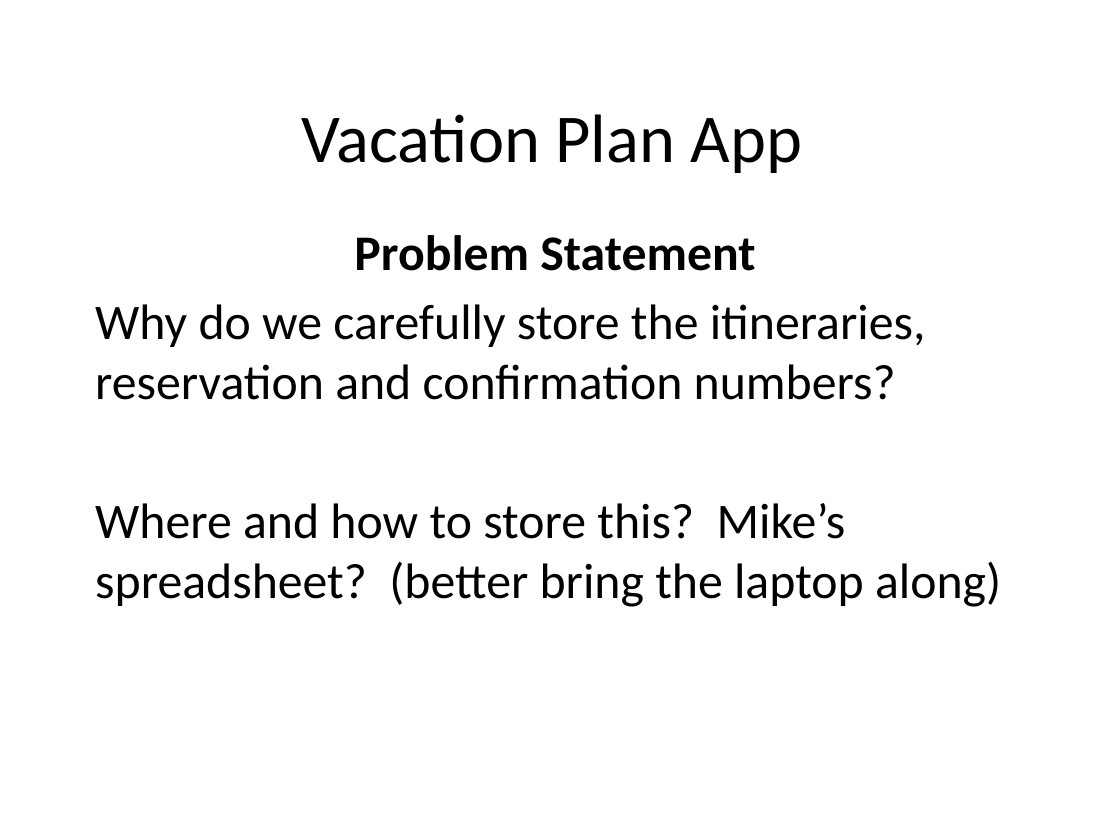
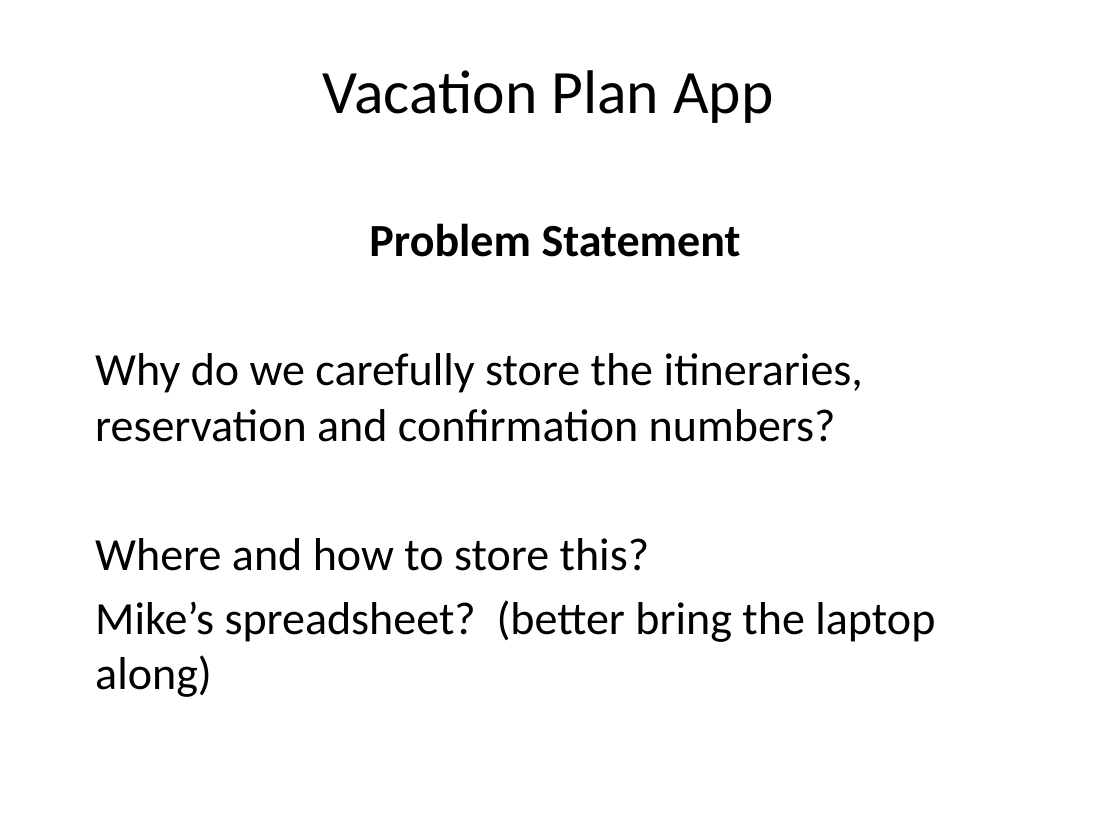
Before and after one commit to dreamer42/SEIS752-Vacation, a slide deck: slide 4 of docs/Presentation.pptx. Drawn at 1120x840 pixels with LibreOffice and Linux fonts; fonts in the diff are those of the drawing. Boxes give left, top, right and bottom in pixels: in the first picture for what was removed or moved away, otherwise in the second. Text is boxed around its words. In the diff, an @@ line names an element or a change of style, - is before the commit and + after.

```diff
--- a/docs/Presentation.pptx
+++ b/docs/Presentation.pptx
@@ title "Vacation Plan App": place and size @@
-title "Vacation Plan App" at <box>302,114,802,173</box>
+title "Vacation Plan App" at <box>323,70,773,123</box>
@@ title "Vacation Plan App" at <box>323,70,773,123</box>: size 44 to 39.6 pt @@
@@ subtitle "Problem Statement": place and size @@
-subtitle "Problem Statement" at <box>95,235,1001,607</box>
+subtitle "Problem Statement" at <box>95,223,935,697</box>
@@ subtitle at <box>95,223,863,442</box>: size 32 to 29.6 pt in "Problem Statement", "Why do we carefully store the itineraries, ..." @@
@@ subtitle at <box>95,538,935,697</box>: text changed; size 32 to 29.6 pt @@
-Where and how to store this? Mike’s spreadsheet? (better bring the laptop along)
+Where and how to store this?
+Mike’s spreadsheet? (better bring the laptop along)
```
Also in this commit, not shown: 1 other slide changed, 5 slides added, 3 slides removed, 1 other file.
